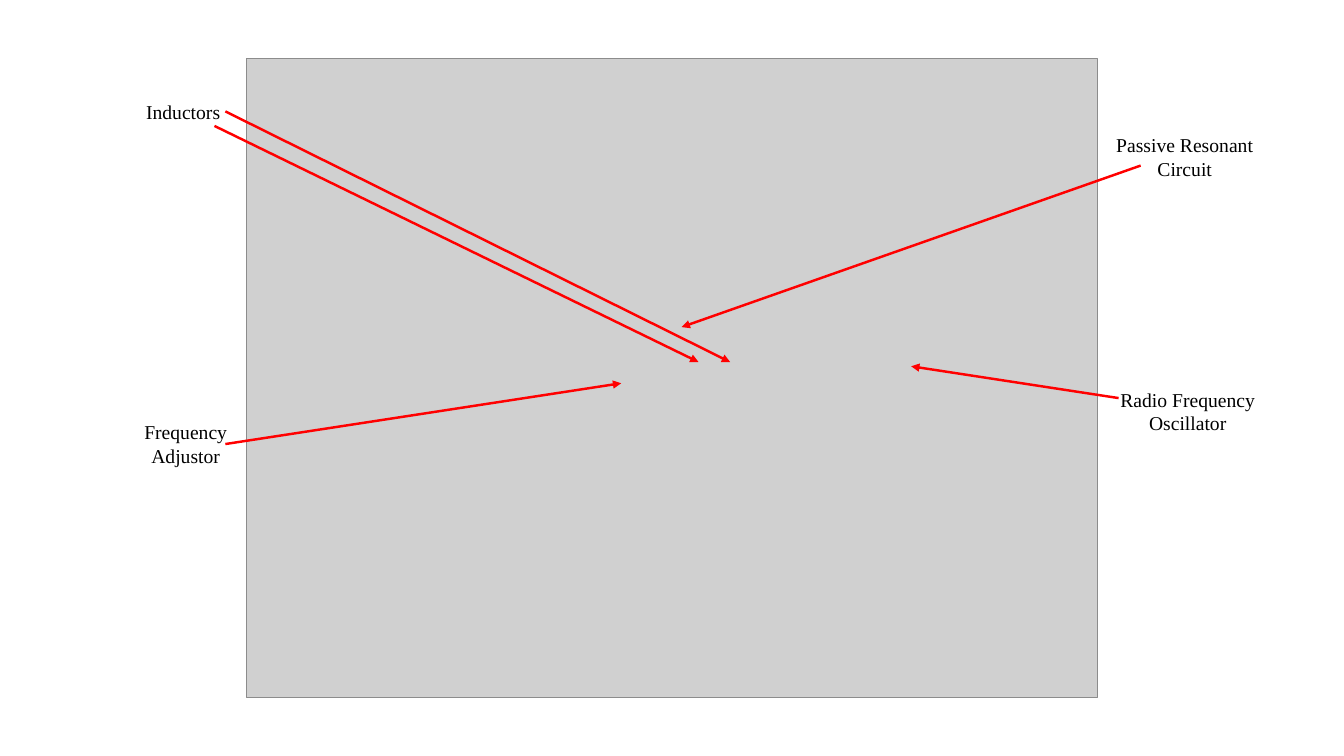
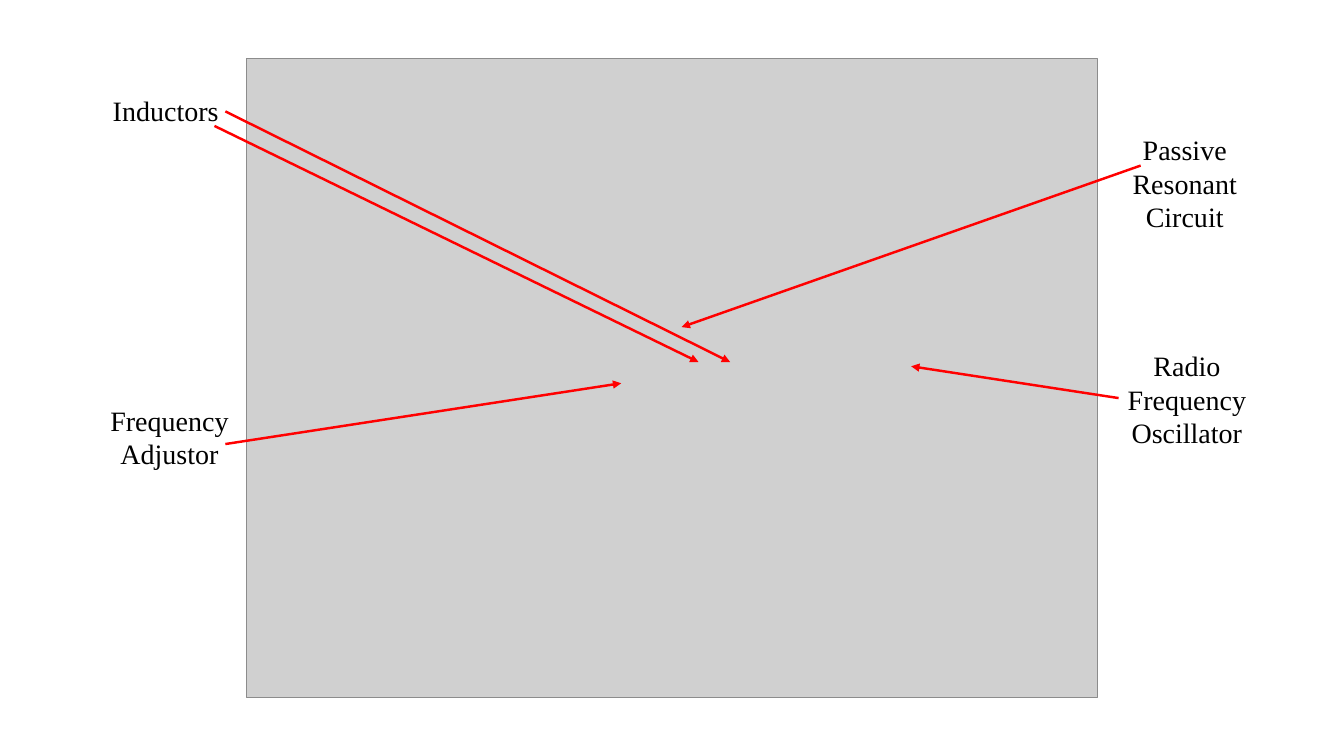
Before and after one commit to drummerevans/Uni_Work, a slide deck: slide 1 of PHY2026/Experiment_2/Final_Report/pre_exp2.pptx. Drawn at 1344x756 pixels with LibreOffice and Linux fonts; fonts in the diff are those of the drawing; grey boxes stand for pictures. Boxes give left, top, right and bottom in pixels: in the first picture for what was removed or moved away, otherwise in the second. Text is boxed around its words. In the diff, an @@ line names an element or a change of style, - is before the commit and + after.

```diff
--- a/PHY2026/Experiment_2/Final_Report/pre_exp2.pptx
+++ b/PHY2026/Experiment_2/Final_Report/pre_exp2.pptx
@@ text "Inductors" moved from (x1=146, y1=105, x2=220, y2=120) to (x1=113, y1=101, x2=219, y2=127) @@
@@ size 14 to 20 pt in 4 elements at (x1=110, y1=412, x2=228, y2=470), (x1=1128, y1=356, x2=1246, y2=444), (x1=113, y1=101, x2=219, y2=127), (x1=1133, y1=141, x2=1237, y2=228) @@
@@ text "Radio Frequency Oscillator" moved from (x1=1120, y1=393, x2=1255, y2=431) to (x1=1128, y1=356, x2=1246, y2=444) @@
@@ text "Frequency Adjustor" moved from (x1=144, y1=426, x2=227, y2=467) to (x1=110, y1=412, x2=228, y2=470) @@
```
Also in this commit, not shown: 13 other files.
